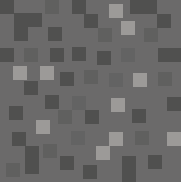
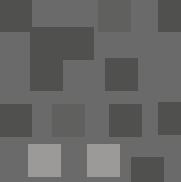
Layer changes from the first 181x182 image to the second:
renamed "Capa 2 copia 3" to "stone", showed it, moved it above "noSignal", painted on it over left=0, top=0, right=181, bottom=182
renamed "stone" to "Capa 2 copia 4", hid it, moved it above "Capa 1 copia 4", painted on it over left=0, top=0, right=181, bottom=182
